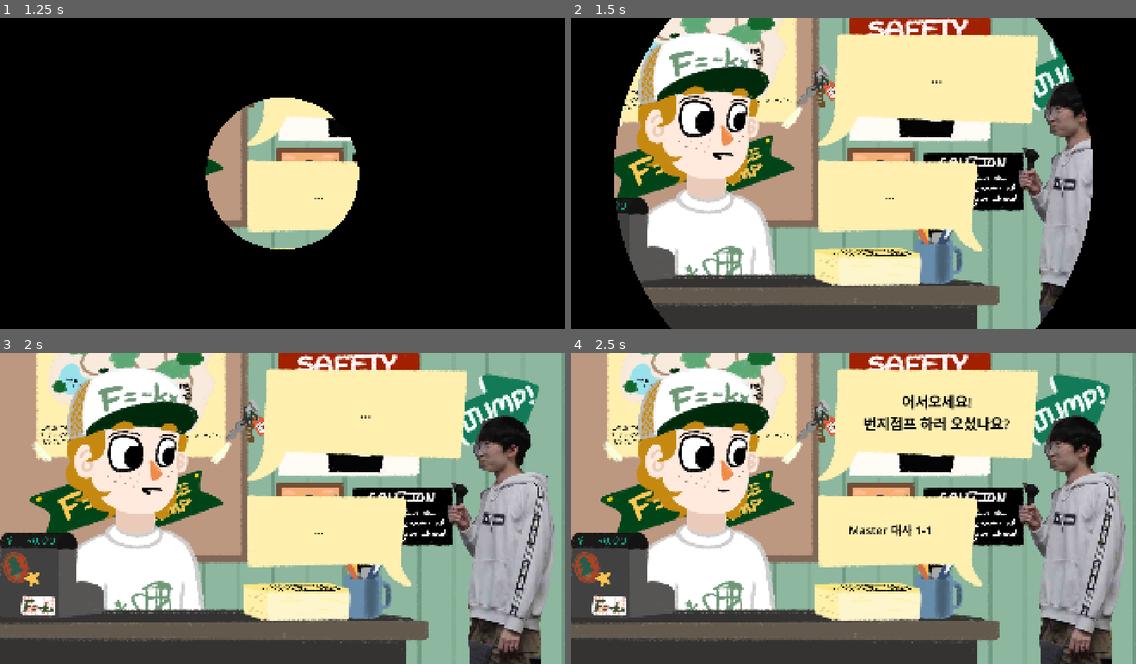
Above: before the commit, frames 1-4 (two rows, left to right).
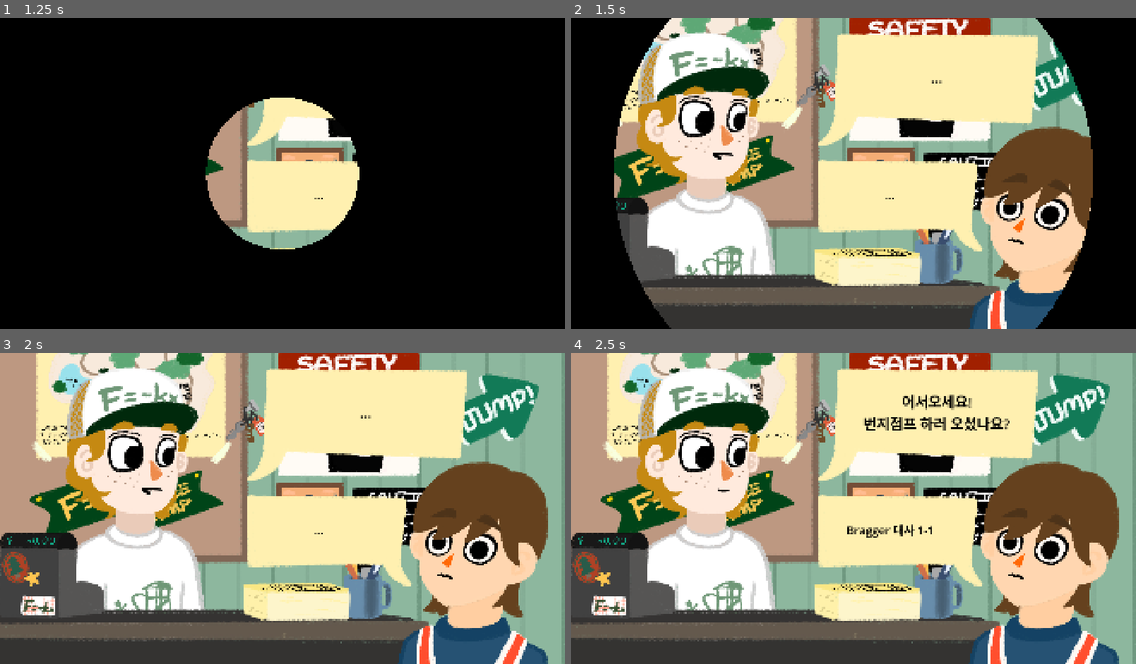
Above: after the commit, the same moments.

Repository: xyur2/F--kx
Game: Godot game, scene res://scene/main.tscn
Two runs of this game, one before a commit and one after it. Both use one fixed random seed, a clock stepped at 60 frames per second and the inputs below. This scene is started directly instead of the project's main scene.
Inputs:
- Up to frame 1 (1.25 s): tap Space (continue) at 0.6 s
- Up to frame 2 (1.5 s): tap Space (continue) at 1.35 s
- Up to frame 3 (2 s): no input
- Up to frame 4 (2.5 s): tap Enter at 2 s; tap Space (continue) at 2.1 s

Frame 1 is identical in both runs. In frame 2, 11% of the frame differs, in the area x 70-93%, y 19-100%; in frame 3, 15%; in frame 4, 16%, in the area x 48-99%, y 19-100%.

Commit message:
신종일의 9시간 수면

Diff:
--- a/scene/bungee.tscn
+++ b/scene/bungee.tscn
@@ -70,7 +70,8 @@
 sprite_frames = SubResource("SpriteFrames_2jvip")
 
 [node name="Customer" parent="." unique_id=242103159 instance=ExtResource("3_6ll2o")]
-position = Vector2(1748, 1246)
+position = Vector2(980, 540)
+scale = Vector2(0.85, 0.85)
 
 [node name="Talkbox" type="Sprite2D" parent="." unique_id=1374173520]
 position = Vector2(980, 540)
--- a/scene/customer.tscn
+++ b/scene/customer.tscn
@@ -1,16 +1,79 @@
 [gd_scene format=3 uid="uid://uxg8ndxwqart"]
 
 [ext_resource type="Script" uid="uid://cnxc626m1v6ag" path="res://script/customer.gd" id="1_ty3hb"]
-[ext_resource type="Texture2D" uid="uid://cw7hjnbfbwn63" path="res://asset/customer.png" id="1_vqdmq"]
+[ext_resource type="Texture2D" uid="uid://dtaja5gm4oqxm" path="res://asset/c1_1.png" id="2_o3lrl"]
+[ext_resource type="Texture2D" uid="uid://bcli8gn8he3j3" path="res://asset/c1_2.png" id="3_2folu"]
+[ext_resource type="Texture2D" uid="uid://b16jk7o1ewa7q" path="res://asset/c1_3.png" id="4_b3nuo"]
+[ext_resource type="Texture2D" uid="uid://d0532f7dn5qtx" path="res://asset/c1_4.png" id="5_m3en1"]
+[ext_resource type="Texture2D" uid="uid://isajqnrln3cu" path="res://asset/c2_1.png" id="6_3d75n"]
+[ext_resource type="Texture2D" uid="uid://do1br3tm3v4f" path="res://asset/c2_2.png" id="7_ax5v5"]
+[ext_resource type="Texture2D" uid="uid://bnjafd4fagkgw" path="res://asset/c2_3.png" id="8_1o1vb"]
+[ext_resource type="Texture2D" uid="uid://cgkw2pyc6jgpa" path="res://asset/c2_4.png" id="9_2cc2q"]
 
 [sub_resource type="SpriteFrames" id="SpriteFrames_ty3hb"]
 animations = [{
 "frames": [{
 "duration": 1.0,
-"texture": ExtResource("1_vqdmq")
+"texture": ExtResource("2_o3lrl")
 }],
 "loop": true,
-"name": &"default",
+"name": &"c1_1",
+"speed": 5.0
+}, {
+"frames": [{
+"duration": 1.0,
+"texture": ExtResource("3_2folu")
+}],
+"loop": true,
+"name": &"c1_2",
+"speed": 5.0
+}, {
+"frames": [{
+"duration": 1.0,
+"texture": ExtResource("4_b3nuo")
+}],
+"loop": true,
+"name": &"c1_3",
+"speed": 5.0
+}, {
+"frames": [{
+"duration": 1.0,
+"texture": ExtResource("5_m3en1")
+}],
+"loop": true,
+"name": &"c1_4",
+"speed": 5.0
+}, {
+"frames": [{
+"duration": 1.0,
+"texture": ExtResource("6_3d75n")
+}],
+"loop": true,
+"name": &"c2_1",
+"speed": 5.0
+}, {
+"frames": [{
+"duration": 1.0,
+"texture": ExtResource("7_ax5v5")
+}],
+"loop": true,
+"name": &"c2_2",
+"speed": 5.0
+}, {
+"frames": [{
+"duration": 1.0,
+"texture": ExtResource("8_1o1vb")
+}],
+"loop": true,
+"name": &"c2_3",
+"speed": 5.0
+}, {
+"frames": [{
+"duration": 1.0,
+"texture": ExtResource("9_2cc2q")
+}],
+"loop": true,
+"name": &"c2_4",
 "speed": 5.0
 }]
 
@@ -19,3 +82,4 @@
 
 [node name="AnimatedSprite2D" type="AnimatedSprite2D" parent="." unique_id=272378064]
 sprite_frames = SubResource("SpriteFrames_ty3hb")
+animation = &"c1_3"
--- a/scene/joke.tscn
+++ b/scene/joke.tscn
@@ -1,13 +1,9 @@
-[gd_scene load_steps=0 format=3 uid="uid://daanmlo268yyd"]
+[gd_scene format=3 uid="uid://daanmlo268yyd"]
 
-[ext_resource type="Texture2D" uid="uid://dlenbxbwl5sw8" path="res://asset/thinkbox.png" id="1_iej72"]
+[ext_resource type="Texture2D" uid="uid://b7baexowsivoo" path="res://asset/button_1.png" id="1_typl6"]
+[ext_resource type="Texture2D" uid="uid://btxevnfbgge43" path="res://asset/button_2.png" id="2_jj4g0"]
 [ext_resource type="PackedScene" uid="uid://bq5ol7s0jrkkj" path="res://scene/me.tscn" id="2_vgkxu"]
-
-[sub_resource type="SpriteFrames" id="SpriteFrames_vgkxu"]
-
-[sub_resource type="SpriteFrames" id="SpriteFrames_dvkme"]
-
-[sub_resource type="SpriteFrames" id="SpriteFrames_typl6"]
+[ext_resource type="Texture2D" uid="uid://8brt8b5qhhni" path="res://asset/button_3.png" id="3_7ihp2"]
 
 [node name="Joke" type="Node2D" unique_id=834924065]
 
@@ -16,40 +12,26 @@
 polygon = PackedVector2Array(-22, -48, -47, 1151, 2023, 1114, 2041, -85)
 
 [node name="Button" type="Button" parent="." unique_id=1974009903]
-offset_left = 657.0
-offset_top = 51.0
-offset_right = 1053.0
-offset_bottom = 359.0
-icon = ExtResource("1_iej72")
-
-[node name="thinkbox1" type="AnimatedSprite2D" parent="Button" unique_id=2125764693]
-scale = Vector2(1.2, 1.2)
-sprite_frames = SubResource("SpriteFrames_vgkxu")
+offset_left = 666.0
+offset_top = -18.0
+offset_right = 1271.0
+offset_bottom = 347.0
+icon = ExtResource("1_typl6")
 
 [node name="Button2" type="Button" parent="." unique_id=511233706]
 offset_left = 809.0
 offset_top = 377.0
 offset_right = 1205.0
 offset_bottom = 685.0
-icon = ExtResource("1_iej72")
-
-[node name="thinkbox2" type="AnimatedSprite2D" parent="Button2" unique_id=882891247]
-position = Vector2(283, 306)
-scale = Vector2(1.2, 1.2)
-sprite_frames = SubResource("SpriteFrames_dvkme")
+icon = ExtResource("2_jj4g0")
 
 [node name="Button3" type="Button" parent="." unique_id=257208690]
 offset_left = 717.0
 offset_top = 726.0
 offset_right = 1113.0
 offset_bottom = 1034.0
-icon = ExtResource("1_iej72")
-
-[node name="thinkbox3" type="AnimatedSprite2D" parent="Button3" unique_id=1989766514]
-position = Vector2(154, 643)
-scale = Vector2(1.2, 1.2)
-sprite_frames = SubResource("SpriteFrames_typl6")
+icon = ExtResource("3_7ihp2")
 
 [node name="Me" parent="." unique_id=780189449 instance=ExtResource("2_vgkxu")]
-position = Vector2(930, 630)
-scale = Vector2(0.7, 0.7)
+position = Vector2(980, 540)
+scale = Vector2(0.85, 0.85)
--- a/scene/main.tscn
+++ b/scene/main.tscn
@@ -8,6 +8,24 @@
 [ext_resource type="PackedScene" uid="uid://b7jn4anbc3cj" path="res://scene/start.tscn" id="5_p1hux"]
 [ext_resource type="Script" uid="uid://cusil41qmoska" path="res://script/transition.gd" id="6_4j5ol"]
 
+[sub_resource type="StyleBoxEmpty" id="StyleBoxEmpty_p1hux"]
+
+[sub_resource type="StyleBoxEmpty" id="StyleBoxEmpty_tqoya"]
+
+[sub_resource type="StyleBoxEmpty" id="StyleBoxEmpty_k65ib"]
+
+[sub_resource type="StyleBoxEmpty" id="StyleBoxEmpty_of57s"]
+
+[sub_resource type="StyleBoxEmpty" id="StyleBoxEmpty_wscrc"]
+
+[sub_resource type="StyleBoxEmpty" id="StyleBoxEmpty_mswub"]
+
+[sub_resource type="StyleBoxEmpty" id="StyleBoxEmpty_b5f6u"]
+
+[sub_resource type="StyleBoxEmpty" id="StyleBoxEmpty_hybxs"]
+
+[sub_resource type="StyleBoxEmpty" id="StyleBoxEmpty_v2gmf"]
+
 [node name="Main" type="Node2D" unique_id=2093430170]
 script = ExtResource("1_wp4xf")
 
@@ -17,13 +35,25 @@
 [node name="Bungee" parent="." unique_id=304857572 instance=ExtResource("1_v0l8b")]
 position = Vector2(0, 2000)
 
-[node name="Timer2" type="Timer" parent="Bungee/Line2D" parent_id_path=PackedInt32Array(304857572, 318258463) index="1" unique_id=2108573612]
-autostart = true
-
 [node name="Tower" parent="." unique_id=1629670762 instance=ExtResource("2_wp4xf")]
 
 [node name="Joke" parent="." unique_id=834924065 instance=ExtResource("4_brvut")]
 position = Vector2(0, 2000)
+
+[node name="Button" parent="Joke" index="1" unique_id=1974009903]
+theme_override_styles/normal = SubResource("StyleBoxEmpty_p1hux")
+theme_override_styles/pressed = SubResource("StyleBoxEmpty_tqoya")
+theme_override_styles/hover = SubResource("StyleBoxEmpty_k65ib")
+
+[node name="Button2" parent="Joke" index="2" unique_id=511233706]
+theme_override_styles/normal = SubResource("StyleBoxEmpty_of57s")
+theme_override_styles/pressed = SubResource("StyleBoxEmpty_wscrc")
+theme_override_styles/hover = SubResource("StyleBoxEmpty_mswub")
+
+[node name="Button3" parent="Joke" index="3" unique_id=257208690]
+theme_override_styles/normal = SubResource("StyleBoxEmpty_b5f6u")
+theme_override_styles/pressed = SubResource("StyleBoxEmpty_hybxs")
+theme_override_styles/hover = SubResource("StyleBoxEmpty_v2gmf")
 
 [node name="Start" parent="." unique_id=113536068 instance=ExtResource("5_p1hux")]
 position = Vector2(0, 4000)
@@ -36,7 +66,7 @@
 script = ExtResource("6_4j5ol")
 
 [connection signal="boost" from="." to="Bungee/Line2D" method="_on_main_boost"]
-[connection signal="timeout" from="Bungee/Line2D/Timer2" to="Bungee/Line2D" method="_on_timer_2_timeout"]
+[connection signal="scream_val" from="Bungee/Line2D" to="." method="_on_line_2d_scream_val"]
 [connection signal="pressed" from="Bungee/BungeeButton" to="." method="_on_bungee_button_pressed"]
 [connection signal="pressed" from="Bungee/BungeeButton" to="Bungee/Line2D" method="_on_bungee_button_pressed"]
 [connection signal="pressed" from="Joke/Button" to="." method="_on_button_pressed"]
@@ -44,4 +74,5 @@
 [connection signal="pressed" from="Joke/Button3" to="." method="_on_button_3_pressed"]
 
 [editable path="Bungee"]
+[editable path="Bungee/Customer"]
 [editable path="Joke"]
--- a/scene/tower.tscn
+++ b/scene/tower.tscn
@@ -23,8 +23,8 @@
 texture = ExtResource("4_upbbx")
 
 [node name="Customer" parent="." unique_id=1501992636 instance=ExtResource("3_upbbx")]
-position = Vector2(1737, 811)
-scale = Vector2(0.6, 0.6)
+position = Vector2(980, 540)
+scale = Vector2(0.85, 0.85)
 
 [node name="Talkbox" type="Sprite2D" parent="." unique_id=137447063]
 position = Vector2(980, 540)
--- a/script/customer.gd
+++ b/script/customer.gd
@@ -2,9 +2,10 @@
 class_name Customer
 
 var personalities = ["Cower", "Bragger", "Mania", "Master"]
-#var shapes = []
+var shapes = ["c1", "c2", "c3"]
 var personality = personalities.pick_random()
-#var shape = shapes.pick_random()
+var animation
+signal shape(chr, phase)
 
 func get_line1():
 	var lines
@@ -92,3 +93,31 @@
 				"Master 대사 1-3"
 			]
 	return lines.pick_random()
+
+func set_shape1():
+	animation = get_child(0)
+	match shape:
+		"c1" : shape.emit(1, 1)
+		"c2" : shape.emit(2, 1)
+		"c3" :  shape.emit(3, 1)
+
+func set_shape2():
+	animation = get_child(0)
+	match shape:
+		"c1" : shape.emit(1, 2)
+		"c2" : shape.emit(2, 2)
+		"c3" :  shape.emit(3, 2)
+
+func set_shape3():
+	animation = get_child(0)
+	match shape:
+		"c1" : shape.emit(1, 3)
+		"c2" : shape.emit(2, 3)
+		"c3" :  shape.emit(3, 3)
+
+func set_shape4():
+	animation = get_child(0)
+	match shape:
+		"c1" : shape.emit(1, 4)
+		"c2" : shape.emit(2, 4)
+		"c3" :  shape.emit(3, 4)
--- a/script/gamesystem.gd
+++ b/script/gamesystem.gd
@@ -8,6 +8,8 @@
 var start_pos = Vector2(0, 4000)
 var camera
 var customer
+var is_animating = false
+var scream_score = 0
 var joke_final
 var me
 var is_waiting = true
@@ -20,6 +22,7 @@
 var jumped = false
 var transition
 var is_bungee = false
+var bungee_customer
 
 var bungee_me_animation
 var bungee_customer_animation
@@ -27,6 +30,8 @@
 var joke_me_animation
 var tower_me_animation
 var tower_customer_animation
+var sender
+var pointer
 
 signal continued
 signal button_chosen
@@ -50,6 +55,8 @@
 	tower_me_animation = get_node("Tower/Me/AnimatedSprite2D")
 	tower_customer_animation = get_node("Tower/Customer/AnimatedSprite2D")
 	joke_me_animation = get_node("Joke/Me/AnimatedSprite2D")
+	bungee_customer = get_node("Bungee/Customer")
+	pointer = get_node("Bungee/BungeeBackground2")
 
 	joke_scene.visible = false
 	transition = get_node("CanvasLayer/Transition")
@@ -62,6 +69,7 @@
 func main_scene():
 	camera.offset = start_pos
 	await continued
+	await transition.transition_in()  # 닫기
 	state = "ongame"
 	start_game()
 
@@ -102,8 +110,8 @@
 		# ----------- 안내 장면 --------------
 		line_num_total = lines.size()
 		today.increase_customer()
-		await transition.transition_in()  # 닫기
 		camera.offset = tower_pos
+		customer.set_shape1()
 		await transition.transition_out()         # 열기
 		line_num_now = 0
 		set_line_bungee_me("...")
@@ -124,13 +132,16 @@
 
 			line_num_now += 1
 		await continued
-		set_line_tower_me("")
-		set_line_tower_customer("")
 		print("손님 안내 완료")
+		tower_me_animation.play("default")
 
 		await transition.transition_in()  # 닫기
+		set_line_tower_me("...")
+		set_line_tower_customer("...")
 		camera.offset = bungee_pos
 		joke_scene.visible = true
+		pointer.position = Vector2(980.0, 540.0)
+		customer.set_shape2()
 		await transition.transition_out()         # 열기
 
 		# ----------- 장난 선택 장면 --------------
@@ -150,8 +161,6 @@
 		joke_scene.visible = false
 		# ----------- 접대 장면 --------------
 		is_bungee = true
-		print("line_num_total: ", line_num_total)
-		print("lines: ", lines)
 		line_num_total = lines.size()
 		line_num_now = 0
 		print("line_num_total: ", line_num_total)
@@ -170,14 +179,19 @@
 			elif speaker == "customer":
 				set_line_bungee_customer(line_now)
 				bungee_me_animation.play("default")
+				customer.set_shape3()
 			else:
 				print("speaker 지정에 문제 발생")
-			print(line_now)
 			line_num_now += 1
 			emit_signal("boost")
 		bungee_me_animation.play("smile")
 		await bungee
 		bungee_hand.play("bye")
+		var customer_tween = create_tween()
+		customer.set_shape4()
+		var new_pos = Vector2(bungee_customer.position.x, bungee_customer.position.y+1500)
+		var pos = Vector2(bungee_customer.position.x, bungee_customer.position.y)
+		customer_tween.tween_property(bungee_customer, "position", new_pos, 1)
 
 		await fallen
 		jumped = false
@@ -185,8 +199,8 @@
 		is_bungee = false
 
 		await transition.transition_in()  # 닫기
+		bungee_customer.position = pos
 		camera.offset = bungee_pos
-		await transition.transition_out()         # 열기
 		bungee_hand.play("default")
 
 func set_line_tower_customer(line):
@@ -201,6 +215,39 @@
 func set_line_bungee_me(line):
 	bungee_my_line.text = line
 	print(line)
+func carculate_score(score, type):
+	var final_score
+	match type:
+		"Cower" : final_score = 1 + score*2
+		"Bragger" : final_score = 1 + score*5
+		"Mania" : final_score = 1 + score*8
+		"Master" : final_score = 1 + score*11
+	return final_score
+
+func score_bar(score):
+	print("score bar 진입")
+	if is_animating:
+		return
+	is_animating = true
+	var pointer_tween = create_tween()
+	var position = Vector2(pointer.position.x, pointer.position.y)
+	var new_position = Vector2(pointer.position.x, pointer.position.y-450*score)
+	print("현재 포인터 위치: ", pointer.position)
+	print("목표 위치: ", new_position)
+	print("score: ", score)
+	pointer_tween.tween_property(pointer, "position", new_position, 1)
+	await pointer_tween.finished
+	print("스코어바 이동")
+	pointer_tween = create_tween()
+	pointer_tween.tween_property(pointer, "position", position, 1)
+	await pointer_tween.finished
+	print("스코어바 원위치")
+	pointer_tween = create_tween()
+	pointer_tween.tween_property(pointer, "position", position, 1)
+	await pointer_tween.finished
+	print("신호")
+	is_animating = false
+	emit_signal("fallen")
 
 func _input(_event: InputEvent) -> void:
 	if Input.is_action_just_pressed("continue"):
@@ -227,3 +274,7 @@
 	jumped = true
 	emit_signal("bungee_continued")  # while 탈출
 	emit_signal("bungee")
+
+func _on_line_2d_scream_val(value: Variant) -> void:
+	scream_score = value
+	score_bar(scream_score)
--- a/script/line_2d.gd
+++ b/script/line_2d.gd
@@ -150,4 +150,4 @@
 	#print(graph_num)
 
 func get_scream_score():
-	return 50
+	return 0.5
Binary file added: asset/button_1.png
Not shown, added: asset/button_1.png.import
Binary file added: asset/button_2.png
Not shown, added: asset/button_2.png.import
Binary file added: asset/button_3.png
Not shown, added: asset/button_3.png.import
Binary file added: asset/c1_1.png
Not shown, added: asset/c1_1.png.import
Binary file added: asset/c1_2.png
Not shown, added: asset/c1_2.png.import
Binary file added: asset/c1_3.png
Not shown, added: asset/c1_3.png.import
(and 10 more such lines)
